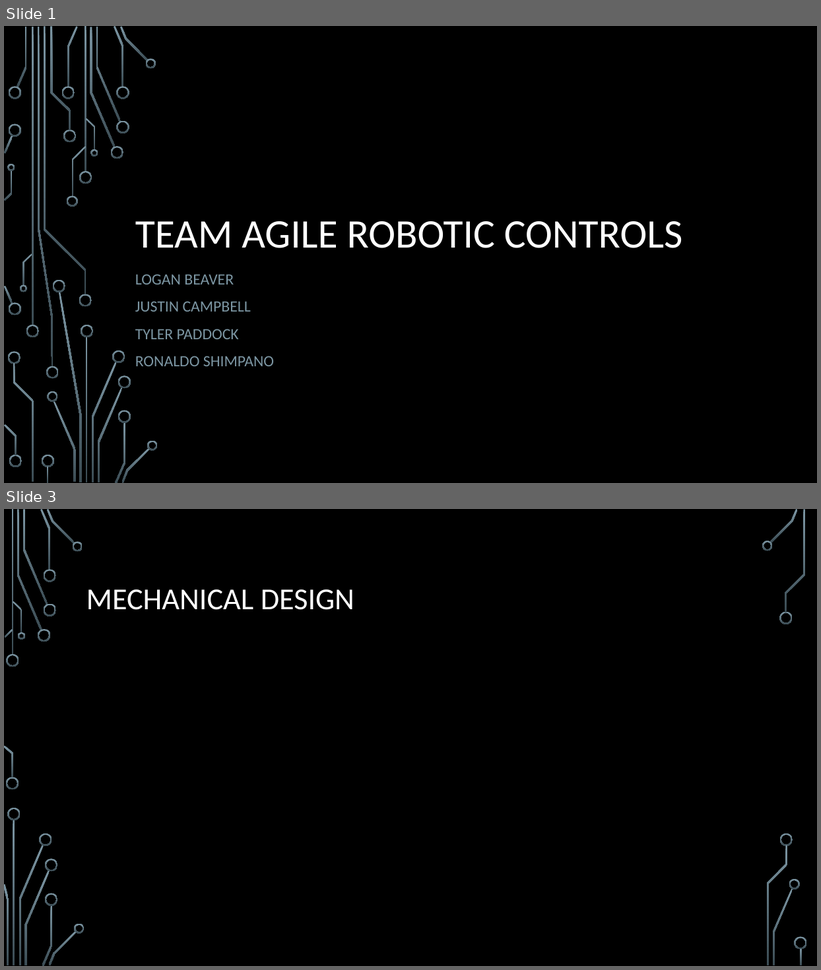
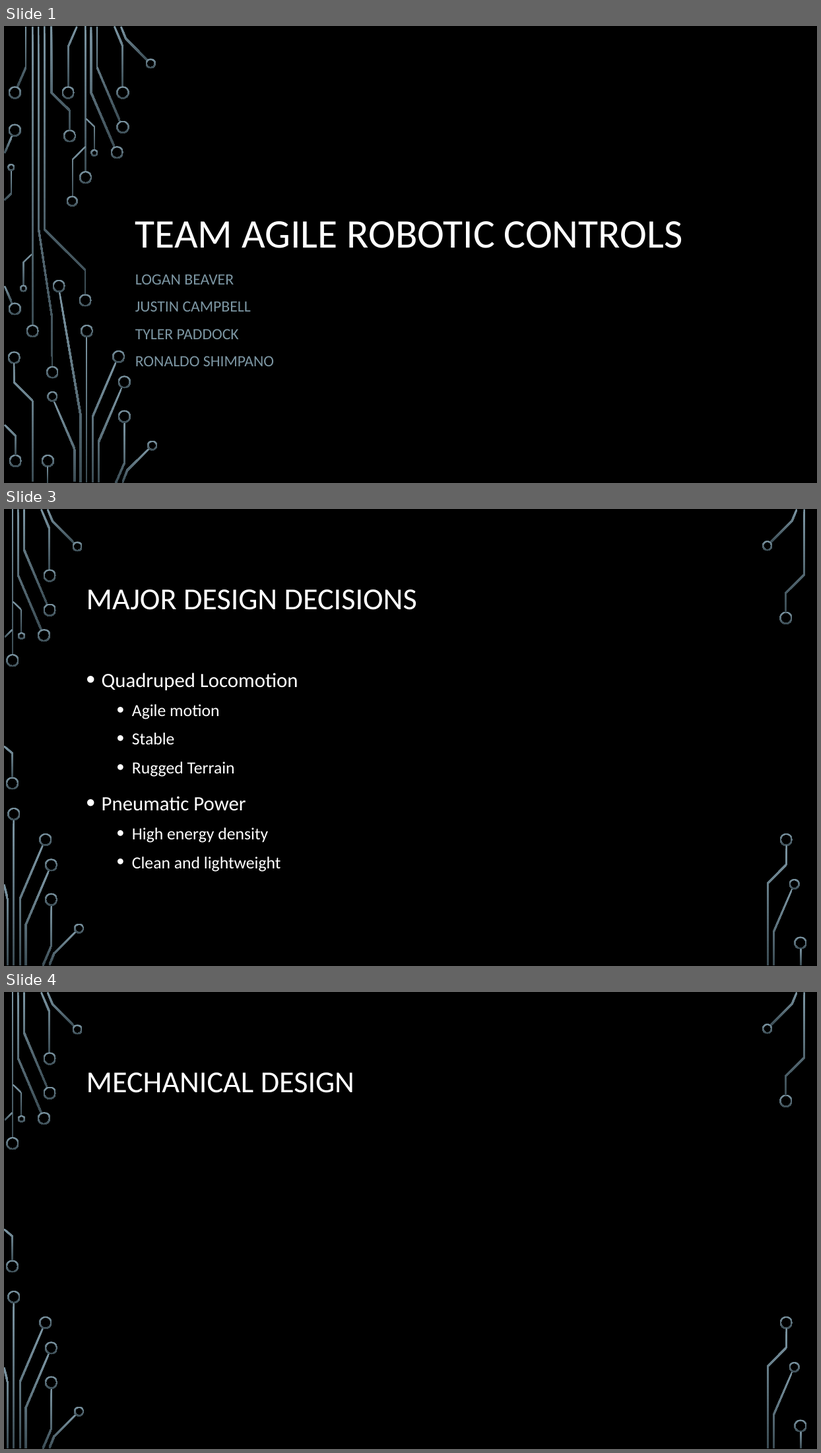
Before and after one commit to Logiant/AgileRoboticControls, a slide deck: Design Powerpoint.pptx. Shown one above the other, each under a label of ours: slides 1 and 3 before the commit, slides 1, 3 and 4 after it; the slides between them are not shown. The pictures are 821x970 and 821x1453 pixels, drawn with LibreOffice and Linux fonts; fonts in the diff are those of the drawing; background and template pictures are left out. Boxes give left, top, right and bottom in pixels: in the first picture for what was removed or moved away, otherwise in the second. Text is boxed around its words. In the diff, an @@ line names an element or a change of style, - is before the commit and + after.

```diff
--- a/Design Powerpoint.pptx
+++ b/Design Powerpoint.pptx
@@ slide 3 added at (x1=4, y1=509, x2=817, y2=966), background picture (left out); not listed: 36 template elements that a slide beside it also shows @@
@@ title added at (x1=86, y1=590, x2=417, y2=610), 36 pt, text #FFFFFF @@
+MAJOR DESIGN DECISIONS
@@ text added at (x1=102, y1=673, x2=298, y2=872), 20 pt, text #FFFFFF @@
+• Quadruped Locomotion
+  • Agile motion
+  • Stable
+  • Rugged Terrain
+• Pneumatic Power
+  • High energy density
+  • Clean and lightweight
@@ what was slide 3 is now slide 4 @@
```
Also in this commit, not shown: 3 other slides added, 1 slide removed.
